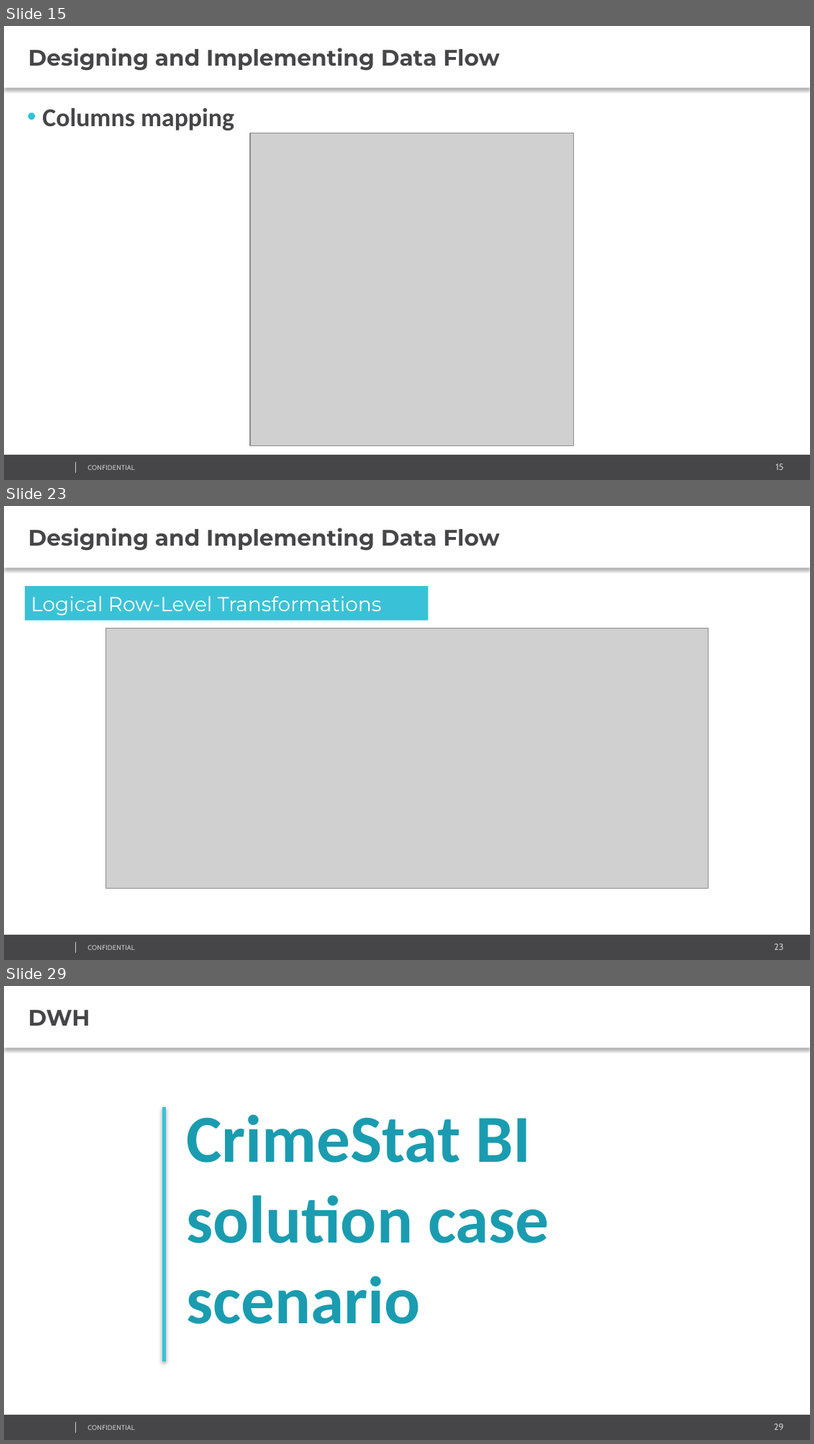
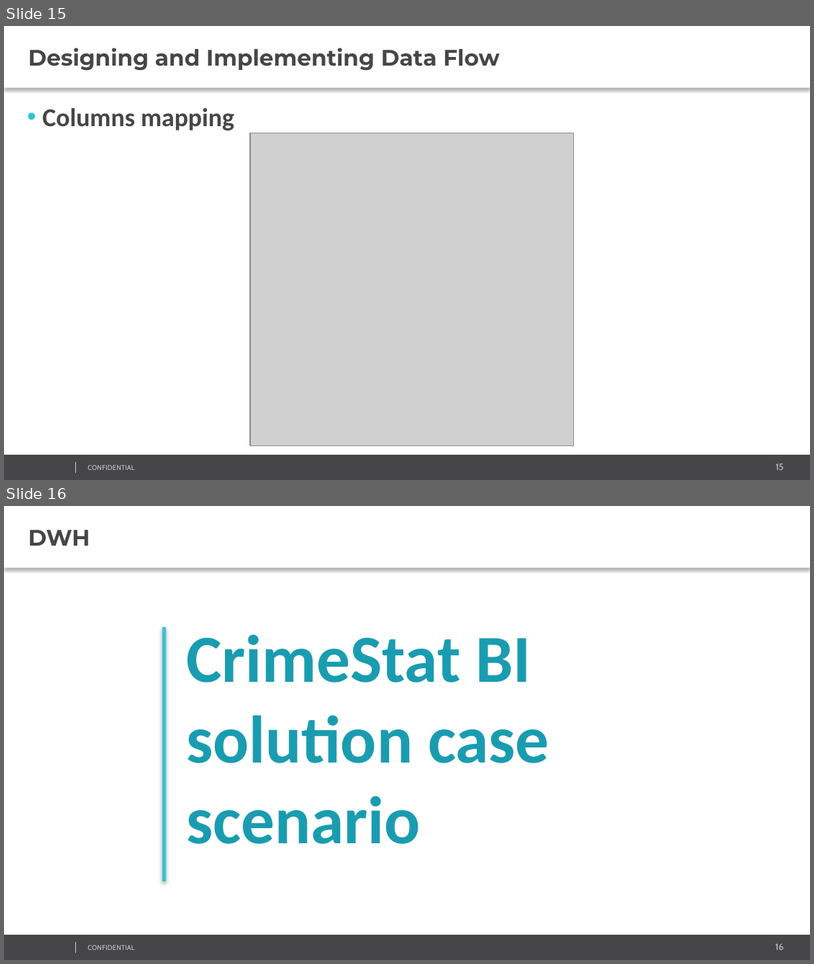
Before and after one commit to AndreyQC/MSBI.Lab, a slide deck: MSBI.Lecture.15/MSBI.Dev.S19E15.pptx. Shown one above the other, each under a label of ours: slides 15, 23 and 29 before the commit, slides 15 and 16 after it; the slides between them are not shown. The pictures are 814x1444 and 814x964 pixels, drawn with LibreOffice and Linux fonts; fonts in the diff are those of the drawing; grey boxes stand for pictures; background and template pictures are left out. Boxes give left, top, right and bottom in pixels: in the first picture for what was removed or moved away, otherwise in the second. Text is boxed around its words. In the diff, an @@ line names an element or a change of style, - is before the commit and + after.

```diff
--- a/MSBI.Lecture.15/MSBI.Dev.S19E15.pptx
+++ b/MSBI.Lecture.15/MSBI.Dev.S19E15.pptx
@@ slide 23 removed at [4,506,810,960], background #FFFFFF; not listed: 4 template elements that a slide beside it also shows @@
@@ text removed at [4,506,810,568] @@
-Designing and Implementing Data Flow
@@ rectangle removed at [25,586,429,620] @@
-Logical Row-Level Transformations
@@ picture removed at [106,628,709,888] @@
@@ what was slide 29 is now slide 16 @@
@@ page number at [776,943,784,950]: text changed @@
-29
+16
```
Also in this commit, not shown: 12 other slides removed.
